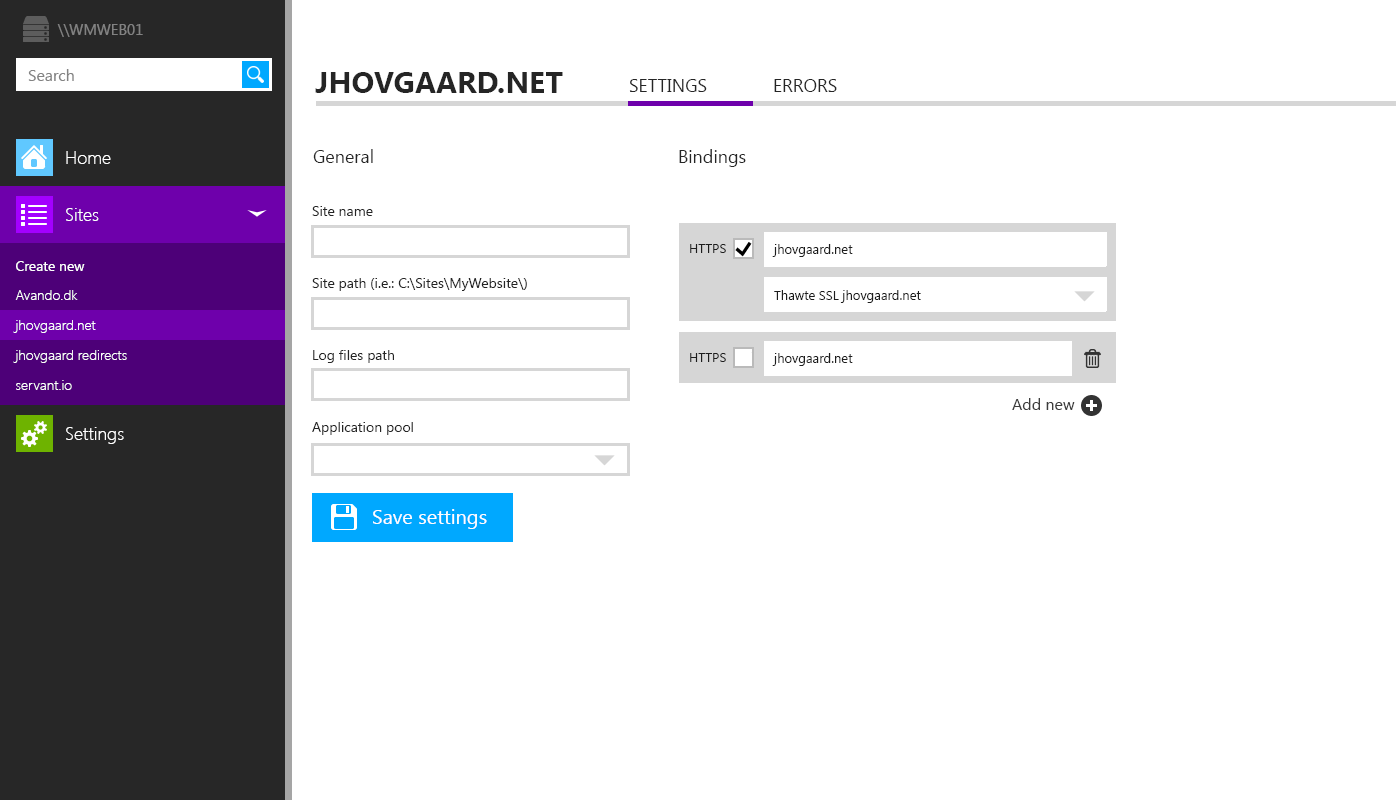
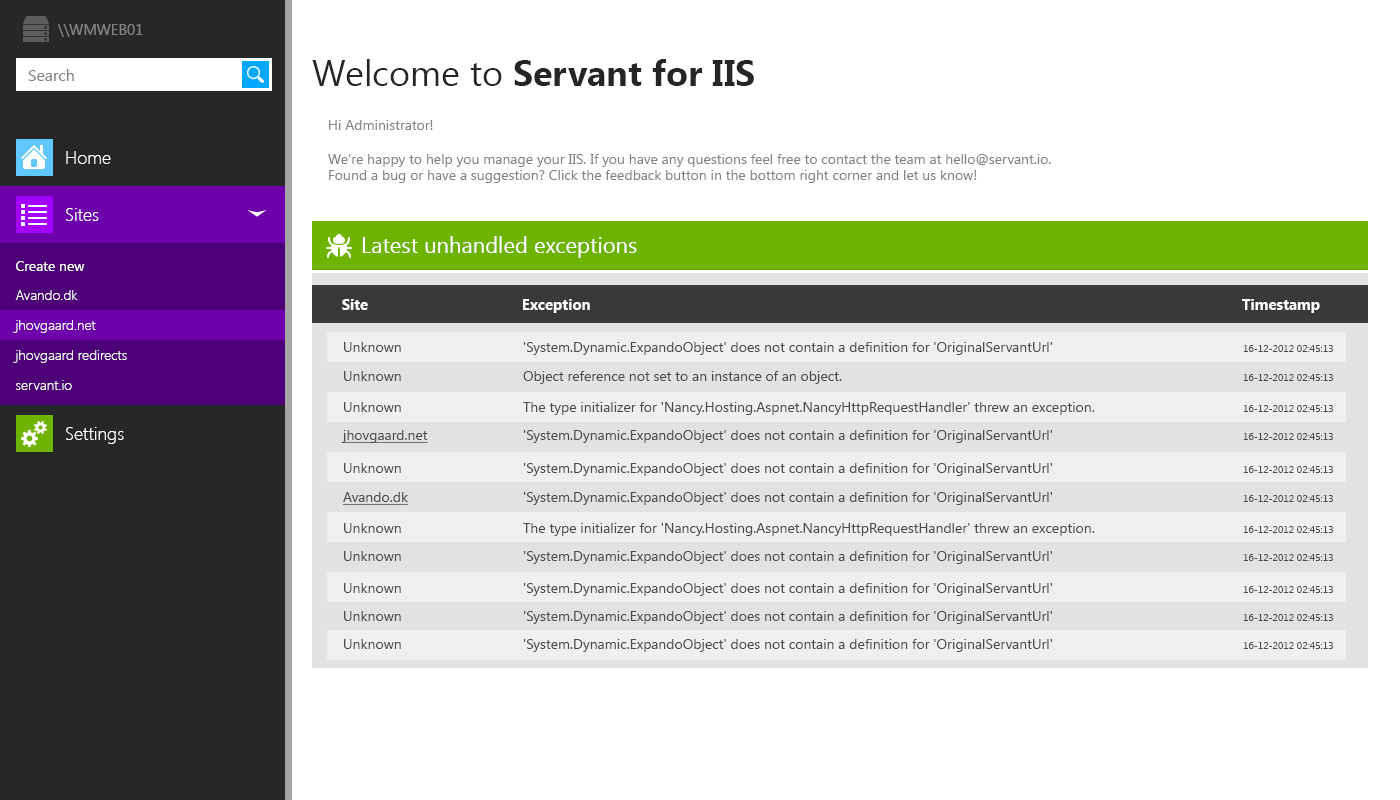
Layer changes from the first 1400×800 image to the second:
hid group "Site details" (29 layers) over (x1=311, y1=72, x2=1396, y2=542)
showed group "Home" (1st of 2) (33 layers) over (x1=312, y1=59, x2=1368, y2=668)
